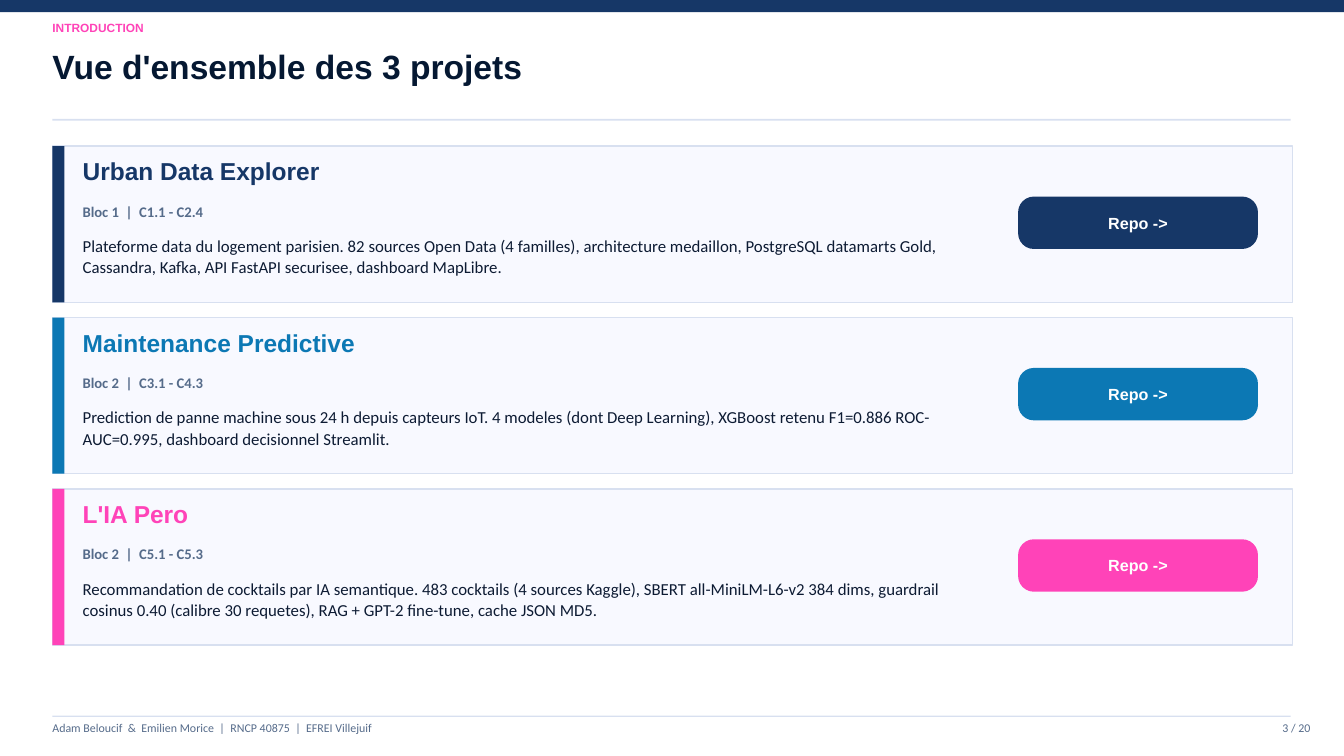
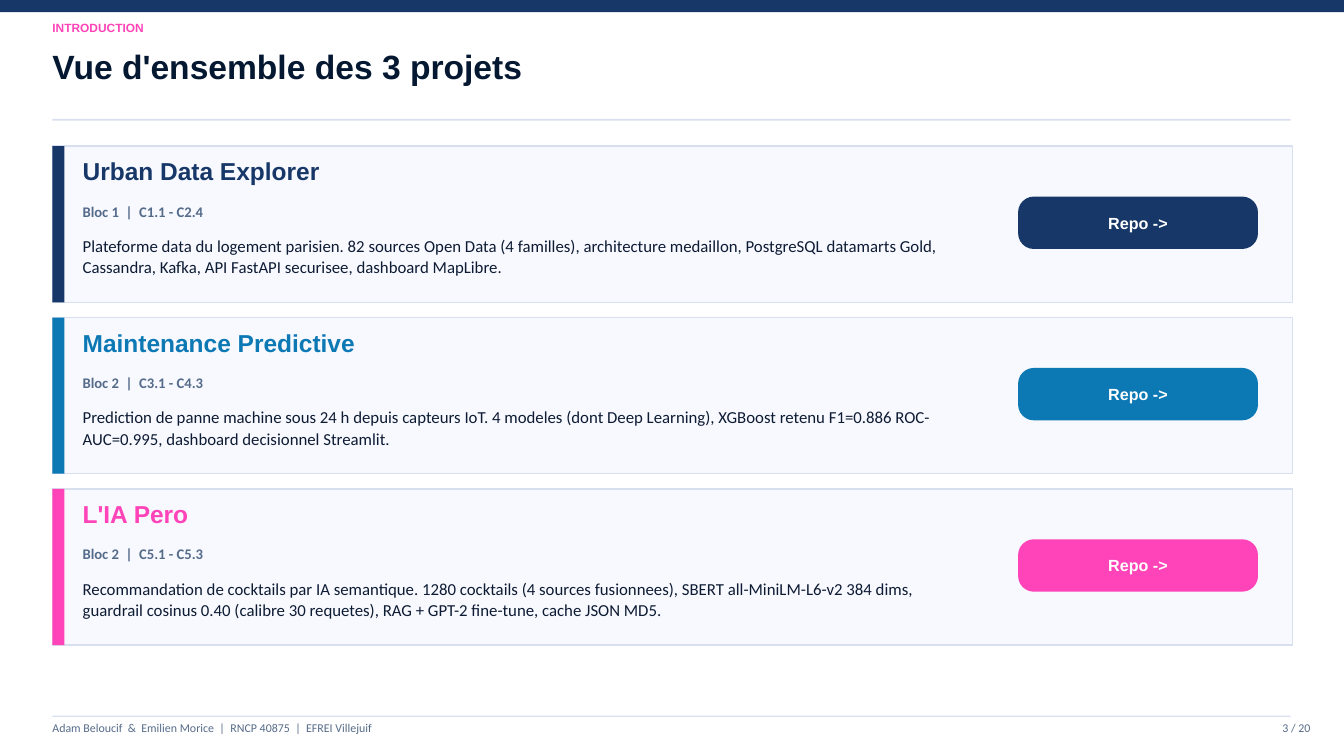
Before and after one commit to Adam-Blf/Soutenance-M1, a slide deck: slide 3 of Soutenance_Bloc1-2_Adam_Emilien.pptx. Drawn at 1344x756 pixels with LibreOffice and Linux fonts; fonts in the diff are those of the drawing. Boxes give left, top, right and bottom in pixels: in the first picture for what was removed or moved away, otherwise in the second. Text is boxed around its words. In the diff, an @@ line names an element or a change of style, - is before the commit and + after.

```diff
--- a/Soutenance_Bloc1-2_Adam_Emilien.pptx
+++ b/Soutenance_Bloc1-2_Adam_Emilien.pptx
@@ text at [83,583,913,619]: text changed @@
-Recommandation de cocktails par IA semantique. 483 cocktails (4 sources Kaggle), SBERT all-MiniLM-L6-v2 384 dims, guardrail cosinus 0.40 (calibre 30 requetes), RAG + GPT-2 fine-tune, cache JSON MD5.
+Recommandation de cocktails par IA semantique. 1280 cocktails (4 sources fusionnees), SBERT all-MiniLM-L6-v2 384 dims, guardrail cosinus 0.40 (calibre 30 requetes), RAG + GPT-2 fine-tune, cache JSON MD5.
```
Also in this commit, not shown: 5 other slides changed, 1 other file.
